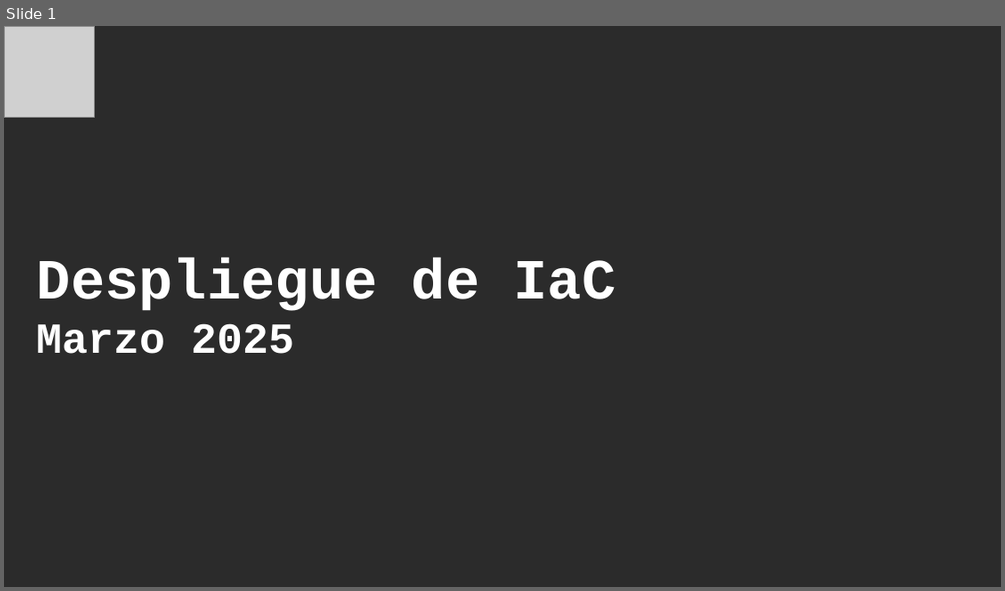
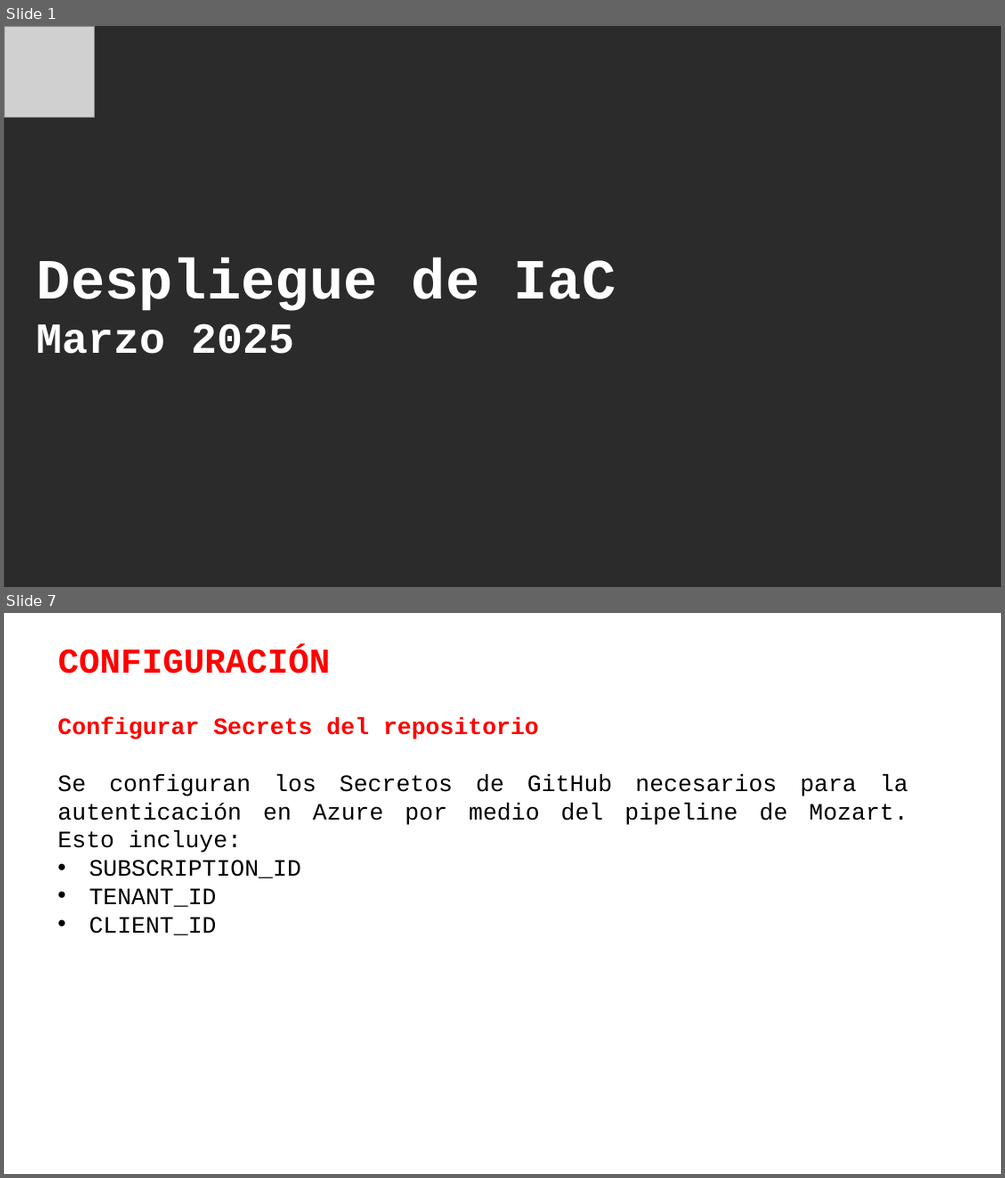
Before and after one commit to JorgeNeir/LabsGit, a slide deck: Despliegue IaC.pptx. Shown one above the other, each under a label of ours: slide 1 before the commit, slides 1 and 7 after it; the slides between them are not shown. The pictures are 1005x591 and 1005x1178 pixels, drawn with LibreOffice and Linux fonts; fonts in the diff are those of the drawing; grey boxes stand for pictures; background and template pictures are left out; a plain dark background stands for a picture behind light text. Boxes give left, top, right and bottom in pixels: in the first picture for what was removed or moved away, otherwise in the second. Text is boxed around its words. In the diff, an @@ line names an element or a change of style, - is before the commit and + after.

```diff
--- a/Despliegue IaC.pptx
+++ b/Despliegue IaC.pptx
@@ slide 7 added at (4, 613, 1001, 1174), background picture (left out) @@
@@ title added at (58, 648, 331, 674), 25.2 pt, text #FF0000, bold @@
+CONFIGURACIÓN
@@ text added at (57, 718, 908, 935), 17 pt, text #000000 @@
+Configurar Secrets del repositorio
+Se configuran los Secretos de GitHub necesarios para la autenticación en Azure por medio del pipeline de Mozart. Esto incluye:
+• SUBSCRIPTION_ID
+• TENANT_ID
+• CLIENT_ID
```
Also in this commit, not shown: 1 slide changed, 5 other slides added, 6 slides removed.
